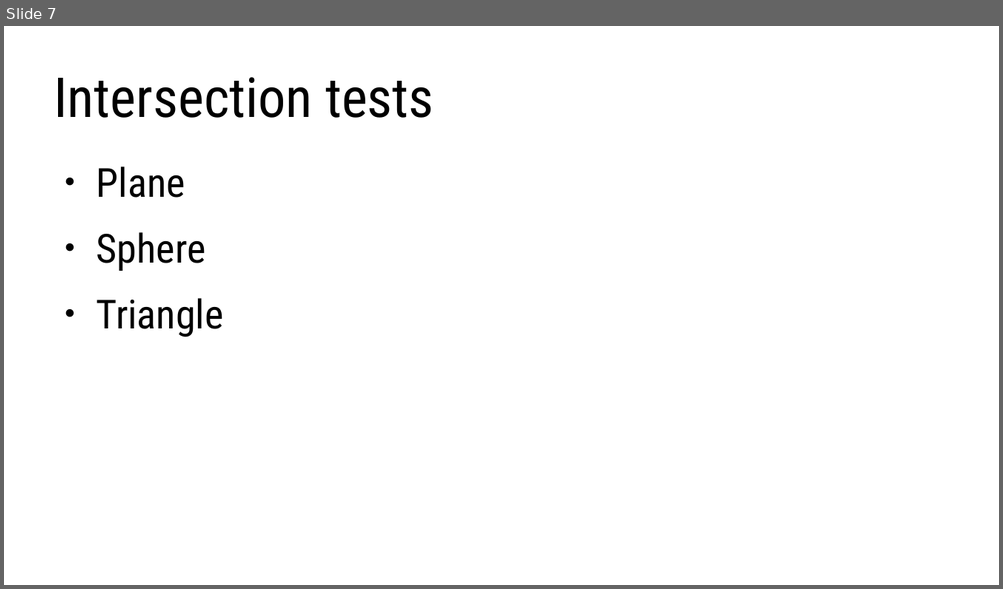
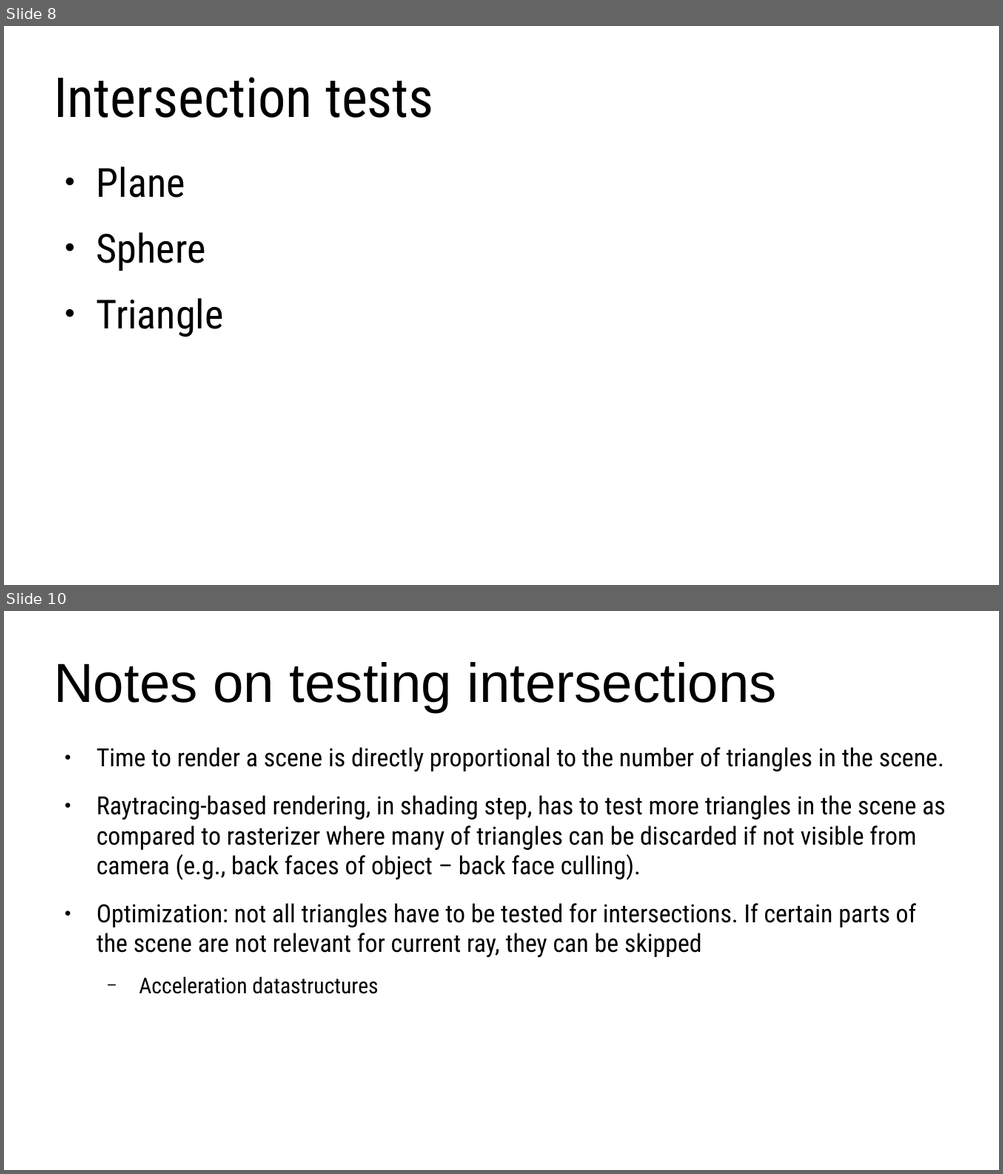
Before and after one commit to lorentzo/IntroductionToComputerGraphics, a slide deck: lectures/foundations_rendering/foundations_raytracing.odp. Shown one above the other, each under a label of ours: slide 7 before the commit, slides 8 and 10 after it; the slides between them are not shown. The pictures are 1003x589 and 1003x1174 pixels, drawn with LibreOffice and Linux fonts; fonts in the diff are those of the drawing. Boxes give left, top, right and bottom in pixels: in the first picture for what was removed or moved away, otherwise in the second. Text is boxed around its words. In the diff, an @@ line names an element or a change of style, - is before the commit and + after.

Commit message:
3d scene and rendering foundations

```diff
--- a/lectures/foundations_rendering/foundations_raytracing.odp
+++ b/lectures/foundations_rendering/foundations_raytracing.odp
@@ slide 10 added at [4, 611, 999, 1170], background #FFFFFF @@
@@ title added at [54, 662, 777, 712], 44 pt, text #000000 @@
+Notes on testing intersections
@@ text added at [96, 747, 945, 994], 20 pt, text #000000 @@
+● Time to render a scene is directly proportional to the number of triangles in the scene.
+● Raytracing-based rendering, in shading step, has to test more triangles in the scene as compared to rasterizer where many of triangles can be discarded if not visible from camera (e.g., back faces of object – back face culling).
+● Optimization: not all triangles have to be tested for intersections. If certain parts of the scene are not relevant for current ray, they can be skipped
+  − Acceleration datastructures
@@ what was slide 7 is now slide 8 @@
```
Also in this commit, not shown: 6 slides changed, 5 other slides added, 1 slide removed, 2 other files.
